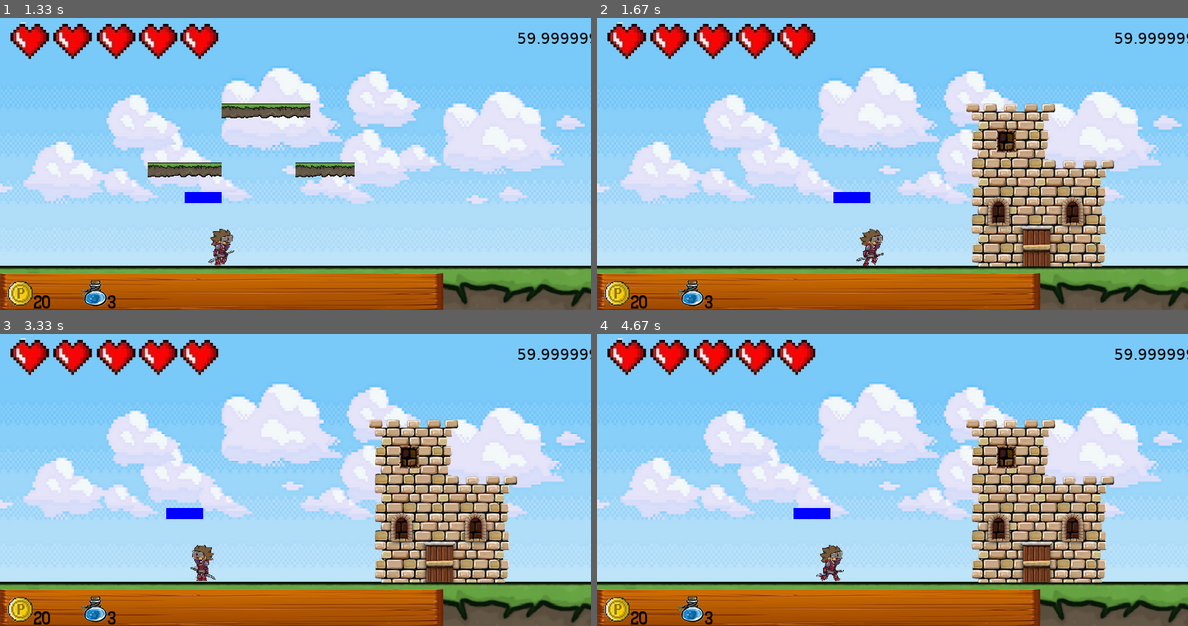
Above: before the commit, frames 1-4 (two rows, left to right).
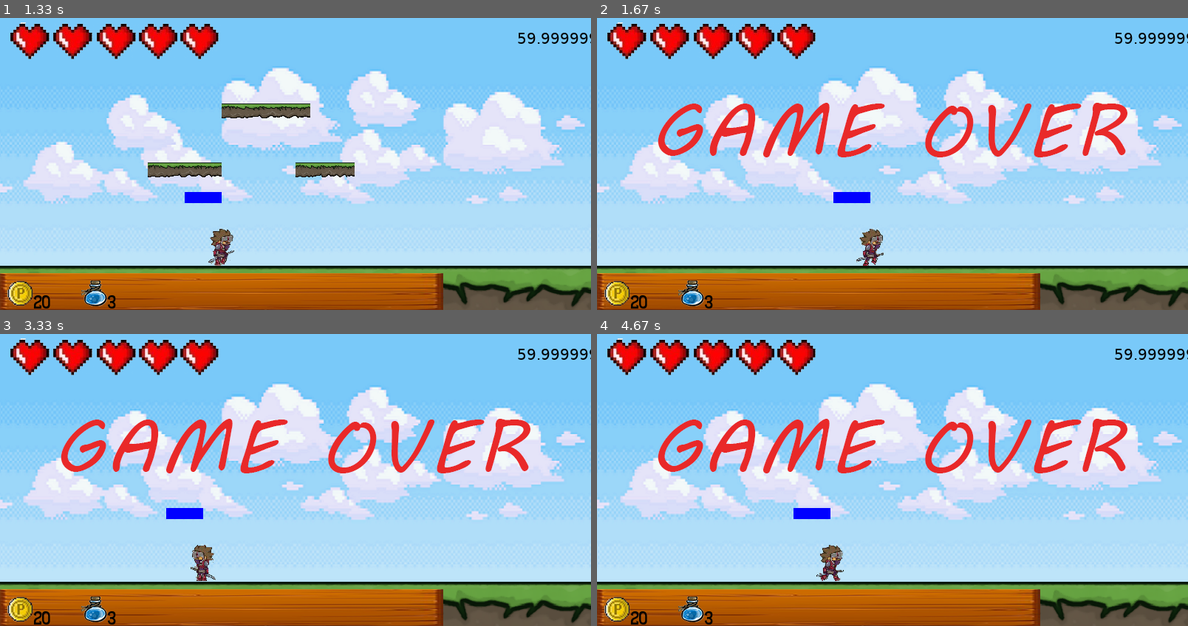
Above: after the commit, the same moments.

Repository: hawxcn/pygame
Game: pygame game, started from Game.py
Two runs of this game, one before a commit and one after it. Both use one fixed random seed, a clock stepped at 60 frames per second and the inputs below.
Inputs (mouse positions are in pixels of both pictures, inside the frame that each line leads up to):
- Up to frame 1 (1.33 s): tap Space at 0.33 s; click (271, 175) at 0.72 s; hold Right from 1 s (still down); tap 4 at 1.15 s
- Up to frame 2 (1.67 s): release Right at 1.47 s; hold Right from 1.5 s (still down); tap 2 at 1.65 s
- Up to frame 3 (3.33 s): release Right at 1.97 s; hold Left 2-2.53 s; tap 3 at 2.15 s; tap Enter at 2.57 s; hold Left 2.9-3.3 s; tap 2 at 3.05 s
- Up to frame 4 (4.67 s): hold Right 3.33-3.97 s; tap 3 at 3.48 s; hold Left 4-4.47 s; tap 4 at 4.15 s; hold Right from 4.5 s (still down); tap 2 at 4.65 s

Frame 1 is identical in both runs. In frame 2, 14% of the frame differs, in the area x 10-90%, y 29-86%; in frame 3, 14%; in frame 4, 14%.

Commit message:
Automatically go to the next level Add game end prompt

Diff:
--- a/Game.py
+++ b/Game.py
@@ -11,25 +11,22 @@
 from LevelManager import LevelManager
 from MusicManager import MusicManager
 
-
 # Begin Pygame
 pygame.init()
-
 
 WIDTH = 800
 HEIGHT = 400
 FPS = 60
 CLOCK = pygame.time.Clock()
 
-
 display = pygame.display.set_mode((WIDTH, HEIGHT))
 pygame.display.set_caption("Pygame RPG")
 
 background = pygame.image.load("Images/Background.png")
 
-
 musicManager = MusicManager()
-player = Player(200, 200, musicManager)
+levelManager = LevelManager(musicManager)
+player = Player(200, 200, levelManager)
 player.load_animations()
 UI = UserInterface(player)
 
@@ -39,10 +36,7 @@
 playerGroup = pygame.sprite.Group()
 playerGroup.add(player)
 
-levelManager = LevelManager(musicManager)
-
 musicManager.loadMusic("background", 0.3)
-
 
 while 1:
     for event in pygame.event.get():
@@ -65,7 +59,6 @@
 
             levelManager.enemyGroup.add(enemy)
             levelManager.generatedEnemies += 1
-
 
         if event.type == MOUSEBUTTONDOWN:
             pass
@@ -95,10 +88,9 @@
             if event.key == K_SPACE:
                 player.jump_cancel()
 
-
     # Update Functions
     for enemy in levelManager.enemyGroup:
-        enemy.update(levelManager.levels[levelManager.getLevel()].groundData,player,PlayerProjectiles,Items)
+        enemy.update(levelManager.levels[levelManager.getLevel()].groundData, player, PlayerProjectiles, Items)
 
     player.update(levelManager.levels[levelManager.getLevel()].groundData, EnemyProjectiles)
     UI.update(CLOCK.get_fps())
@@ -106,7 +98,11 @@
     levelManager.update()
 
     # Render Functions
-    display.blit(background, (0, 0))
+    newBg = levelManager.levels[levelManager.getLevel()].backgroundData
+    if newBg is not None:
+        display.blit(newBg, (0, 0))
+    else:
+        display.blit(background, (0, 0))
 
     for data in levelManager.levels[levelManager.getLevel()].data:
         data.render(display)
@@ -129,6 +125,5 @@
     player.render(display)
     UI.render(display)
 
-
     pygame.display.update()
     CLOCK.tick(FPS)
--- a/HealthBar.py
+++ b/HealthBar.py
@@ -1,5 +1,4 @@
 import pygame
-
 
 vec = pygame.math.Vector2
 
@@ -12,6 +11,10 @@
         self.health = 5
         self.image = self.health_animations[self.health]
         self.pos = vec(x, y)
+
+    def reset(self):
+        self.health = 5
+        self.image = self.health_animations[self.health]
 
     def render(self, display):
         display.blit(self.image, self.pos)
@@ -31,8 +34,8 @@
     def load_animations(self):
 
         self.health_animations = [pygame.image.load("Images/heart0.png").convert_alpha(),
-                             pygame.image.load("Images/heart1.png").convert_alpha(),
-                             pygame.image.load("Images/heart2.png").convert_alpha(),
-                             pygame.image.load("Images/heart3.png").convert_alpha(),
-                             pygame.image.load("Images/heart4.png").convert_alpha(),
-                             pygame.image.load("Images/heart5.png").convert_alpha()]
+                                  pygame.image.load("Images/heart1.png").convert_alpha(),
+                                  pygame.image.load("Images/heart2.png").convert_alpha(),
+                                  pygame.image.load("Images/heart3.png").convert_alpha(),
+                                  pygame.image.load("Images/heart4.png").convert_alpha(),
+                                  pygame.image.load("Images/heart5.png").convert_alpha()]
--- a/Level.py
+++ b/Level.py
@@ -2,10 +2,9 @@
 
 
 class Level:
-    def __init__(self, enemyCount = 0):
-
+    def __init__(self, enemyCount=0):
         self.data = []
-
+        self.backgroundData = None
         self.groundData = pygame.sprite.Group()
         self.buildingData = pygame.sprite.Group()
         self.enemyCount = enemyCount
@@ -17,6 +16,9 @@
         self.data.append(data)
         self.groundData.add(data)
 
+    def addBackGround(self, name):
+        self.backgroundData = pygame.image.load(name)
+
     def addBuilding(self, data):
         self.data.append(data)
         self.buildingData.add(data)
--- a/LevelManager.py
+++ b/LevelManager.py
@@ -25,7 +25,8 @@
         # Level 1
         L1 = Level()
         L1.addGround(Ground(900, 120, -20, 340, "Images/Ground.png"))
-        L1.addBuilding(Building(500, 120, "Images/Building01.png"))
+        # L1.addBuilding(Building(500, 120, "Images/Building01.png"))
+        L1.addBackGround("Images/GameOver.png")
         self.levels.append(L1)
 
 
--- a/Player.py
+++ b/Player.py
@@ -6,13 +6,13 @@
 vec = pygame.math.Vector2
 
 
-
 class Player(pygame.sprite.Sprite):
-    def __init__(self, x, y, musicManager):
+    def __init__(self, x, y, levelManager):
         super().__init__()
         self.image = pygame.image.load("Images/Player_Sprite_R.png")
         self.rect = pygame.Rect(x, y, 35, 50)
-        self.musicManager = musicManager
+        self.levelManager = levelManager
+        self.musicManager = levelManager.musicManager
 
         # Player Info
         self.pos = vec(x, y)
@@ -44,7 +44,6 @@
         # Player Events
         self.hit_cooldown_event = pygame.USEREVENT + 1
 
-
     def move(self):
         self.acc = vec(0, 0.5)
 
@@ -64,14 +63,22 @@
         self.vel += self.acc
         self.pos += self.vel + 0.5 * self.acc
 
+        lvl = self.levelManager
         if self.pos.x > 800:
             self.pos.x = 0
+            if lvl.level == 0:
+                self.changeLevel(2)
         elif self.pos.x < -30:
             self.pos.x = 800
+            if lvl.level == 0:
+                self.changeLevel(2)
 
         self.rect.topleft = self.pos
         self.rect.x += 32
 
+    def changeLevel(self,n):
+        self.healthBar.reset()
+        self.levelManager.changeLevel(n)
 
     def walking(self):
         if self.move_frame > 6:
@@ -97,7 +104,7 @@
     def attack(self):
         if self.attacking == True:
             if self.direction == "RIGHT":
-                self.attack_range = pygame.Rect(self.rect.x + self.rect.width,self.pos.y, 30, self.rect.height)
+                self.attack_range = pygame.Rect(self.rect.x + self.rect.width, self.pos.y, 30, self.rect.height)
             elif self.direction == "LEFT":
                 self.attack_range = pygame.Rect(self.pos.x, self.pos.y, 30, self.rect.height)
 
@@ -118,7 +125,6 @@
             if self.attack_counter >= 3:
                 self.attack_frame += 1
                 self.attack_counter = 0
-
 
     def update(self, group, enemyProjectiles):
         self.walking()
@@ -137,6 +143,8 @@
         if self.hit_cooldown == False:
             self.hit_cooldown = True
             self.healthBar.takeDamage(damage)
+            if(self.healthBar.health <=0):
+                self.changeLevel(1)
             pygame.time.set_timer(self.hit_cooldown_event, 1000)
 
     def fireball(self, group):
@@ -157,7 +165,6 @@
             else:
                 self.mana += 50
 
-
     def collision(self, group):
         hits = pygame.sprite.spritecollide(self, group, False)
 
@@ -171,7 +178,6 @@
                     self.vel.y = 0
                     self.jumping = False
 
-
     def jump(self):
         if self.jumping == False:
             self.jumping = True
@@ -183,43 +189,43 @@
                 self.vel.y = -3
 
     def render(self, display):
-        #pygame.draw.rect(display, (255, 0, 0), self.rect)
-        #pygame.draw.rect(display, (0, 255, 0), self.attack_range)
+        # pygame.draw.rect(display, (255, 0, 0), self.rect)
+        # pygame.draw.rect(display, (0, 255, 0), self.attack_range)
         display.blit(self.image, self.pos)
         self.healthBar.render(display)
 
-        pygame.draw.rect(display, (0,0,255), pygame.Rect(self.pos.x, self.rect.y - 50,
-                                                         100 * (self.mana/self.maxMana), 15))
+        pygame.draw.rect(display, (0, 0, 255), pygame.Rect(self.pos.x, self.rect.y - 50,
+                                                           100 * (self.mana / self.maxMana), 15))
 
     def load_animations(self):
         self.animation_right = [pygame.image.load("Images/Player_Sprite_R.png").convert_alpha(),
-                   pygame.image.load("Images/Player_Sprite2_R.png").convert_alpha(),
-                   pygame.image.load("Images/Player_Sprite3_R.png").convert_alpha(),
-                   pygame.image.load("Images/Player_Sprite4_R.png").convert_alpha(),
-                   pygame.image.load("Images/Player_Sprite5_R.png").convert_alpha(),
-                   pygame.image.load("Images/Player_Sprite6_R.png").convert_alpha(),
-                   pygame.image.load("Images/Player_Sprite_R.png").convert_alpha()]
+                                pygame.image.load("Images/Player_Sprite2_R.png").convert_alpha(),
+                                pygame.image.load("Images/Player_Sprite3_R.png").convert_alpha(),
+                                pygame.image.load("Images/Player_Sprite4_R.png").convert_alpha(),
+                                pygame.image.load("Images/Player_Sprite5_R.png").convert_alpha(),
+                                pygame.image.load("Images/Player_Sprite6_R.png").convert_alpha(),
+                                pygame.image.load("Images/Player_Sprite_R.png").convert_alpha()]
 
         self.animation_left = [pygame.image.load("Images/Player_Sprite_L.png").convert_alpha(),
-                          pygame.image.load("Images/Player_Sprite2_L.png").convert_alpha(),
-                          pygame.image.load("Images/Player_Sprite3_L.png").convert_alpha(),
-                          pygame.image.load("Images/Player_Sprite4_L.png").convert_alpha(),
-                          pygame.image.load("Images/Player_Sprite5_L.png").convert_alpha(),
-                          pygame.image.load("Images/Player_Sprite6_L.png").convert_alpha(),
-                          pygame.image.load("Images/Player_Sprite_L.png").convert_alpha()]
+                               pygame.image.load("Images/Player_Sprite2_L.png").convert_alpha(),
+                               pygame.image.load("Images/Player_Sprite3_L.png").convert_alpha(),
+                               pygame.image.load("Images/Player_Sprite4_L.png").convert_alpha(),
+                               pygame.image.load("Images/Player_Sprite5_L.png").convert_alpha(),
+                               pygame.image.load("Images/Player_Sprite6_L.png").convert_alpha(),
+                               pygame.image.load("Images/Player_Sprite_L.png").convert_alpha()]
 
         self.attack_animation_right = [pygame.image.load("Images/Player_Sprite_R.png").convert_alpha(),
-                                  pygame.image.load("Images/Player_Attack1_R.png").convert_alpha(),
-                                  pygame.image.load("Images/Player_Attack2_R.png").convert_alpha(),
-                                  pygame.image.load("Images/Player_Attack3_R.png").convert_alpha(),
-                                  pygame.image.load("Images/Player_Attack4_R.png").convert_alpha(),
-                                  pygame.image.load("Images/Player_Attack5_R.png").convert_alpha(),
-                                  pygame.image.load("Images/Player_Sprite_R.png").convert_alpha()]
+                                       pygame.image.load("Images/Player_Attack1_R.png").convert_alpha(),
+                                       pygame.image.load("Images/Player_Attack2_R.png").convert_alpha(),
+                                       pygame.image.load("Images/Player_Attack3_R.png").convert_alpha(),
+                                       pygame.image.load("Images/Player_Attack4_R.png").convert_alpha(),
+                                       pygame.image.load("Images/Player_Attack5_R.png").convert_alpha(),
+                                       pygame.image.load("Images/Player_Sprite_R.png").convert_alpha()]
 
         self.attack_animation_left = [pygame.image.load("Images/Player_Sprite_L.png").convert_alpha(),
-                                  pygame.image.load("Images/Player_Attack1_L.png").convert_alpha(),
-                                  pygame.image.load("Images/Player_Attack2_L.png").convert_alpha(),
-                                  pygame.image.load("Images/Player_Attack3_L.png").convert_alpha(),
-                                  pygame.image.load("Images/Player_Attack4_L.png").convert_alpha(),
-                                  pygame.image.load("Images/Player_Attack5_L.png").convert_alpha(),
-                                  pygame.image.load("Images/Player_Sprite_L.png").convert_alpha()]
+                                      pygame.image.load("Images/Player_Attack1_L.png").convert_alpha(),
+                                      pygame.image.load("Images/Player_Attack2_L.png").convert_alpha(),
+                                      pygame.image.load("Images/Player_Attack3_L.png").convert_alpha(),
+                                      pygame.image.load("Images/Player_Attack4_L.png").convert_alpha(),
+                                      pygame.image.load("Images/Player_Attack5_L.png").convert_alpha(),
+                                      pygame.image.load("Images/Player_Sprite_L.png").convert_alpha()]
Binary file added: Images/GameOver.png
